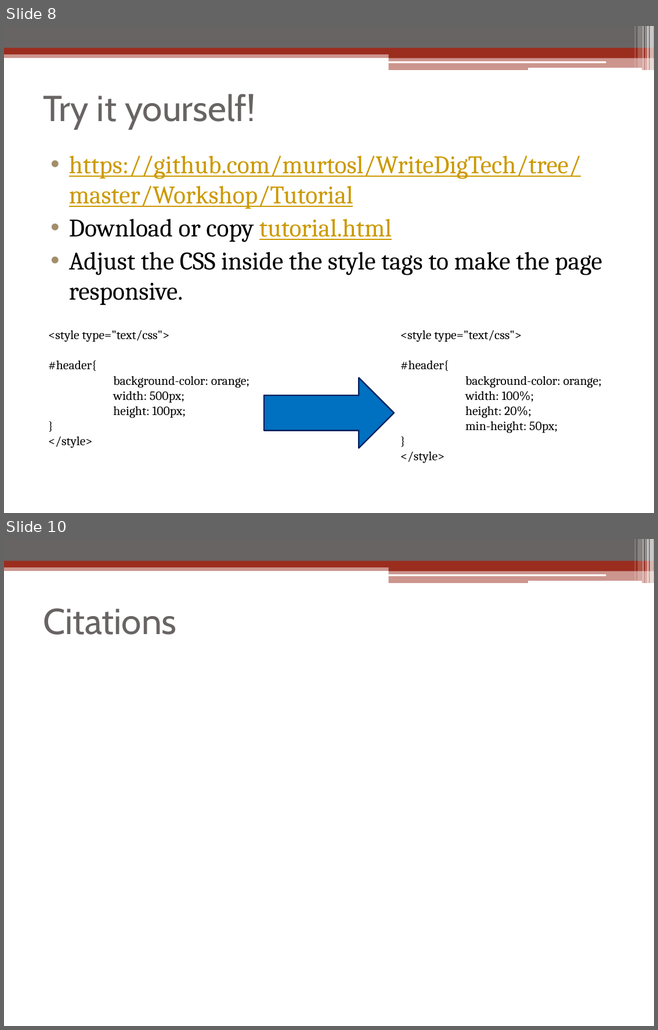
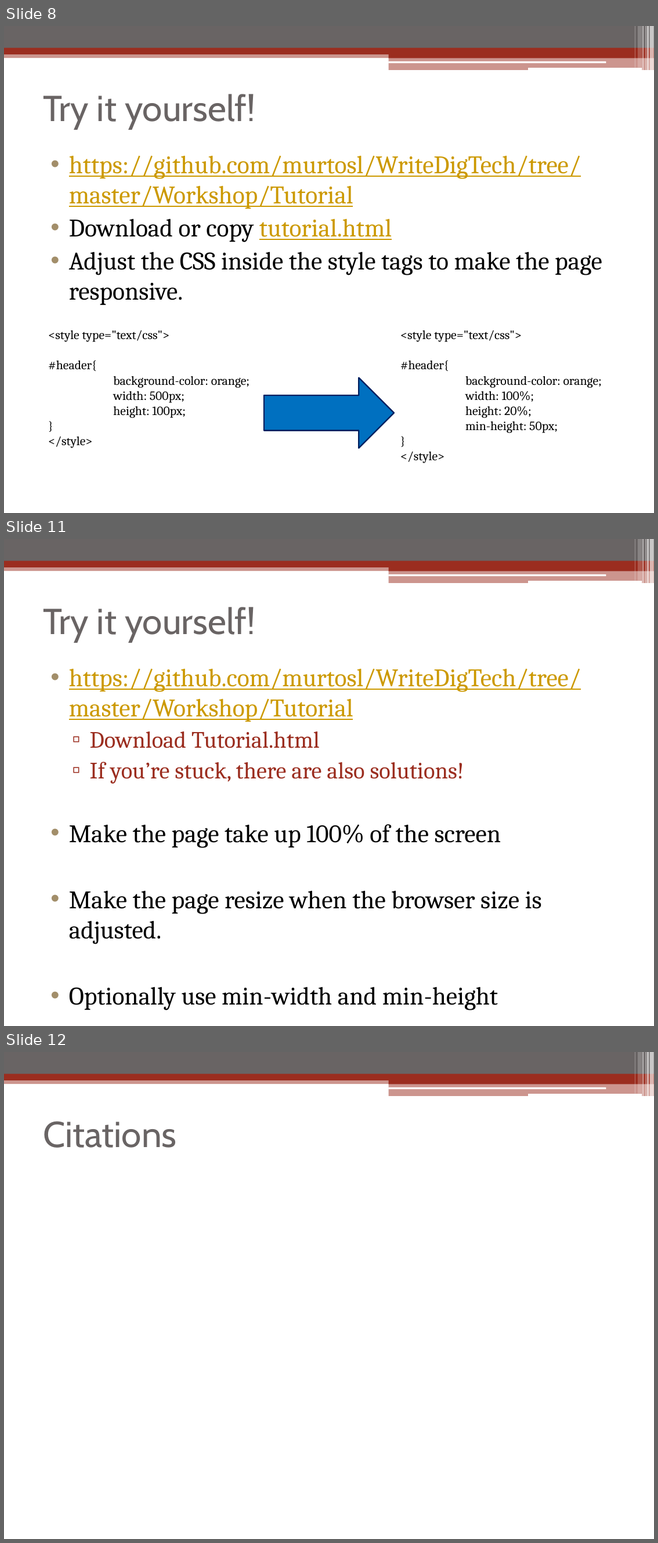
Before and after one commit to linuxbo/WriteDigTech, a slide deck: Workshop/Workshop_Sarah_Murto.pptx. Shown one above the other, each under a label of ours: slides 8 and 10 before the commit, slides 8, 11 and 12 after it; the slides between them are not shown. The pictures are 658x1030 and 658x1543 pixels, drawn with LibreOffice and Linux fonts; fonts in the diff are those of the drawing. Boxes give left, top, right and bottom in pixels: in the first picture for what was removed or moved away, otherwise in the second. Text is boxed around its words. In the diff, an @@ line names an element or a change of style, - is before the commit and + after.

```diff
--- a/Workshop/Workshop_Sarah_Murto.pptx
+++ b/Workshop/Workshop_Sarah_Murto.pptx
@@ slide 11 added at (x1=4, y1=539, x2=654, y2=1026), background #FFFFFF; not listed: 13 template elements that a slide beside it also shows @@
@@ title added at (x1=43, y1=607, x2=255, y2=643), 40 pt, text #696464 @@
+Try it yourself!
@@ text added at (x1=69, y1=668, x2=581, y2=1011), 28 pt, text #000000 @@
+• https://github.com/murtosl/WriteDigTech/tree/master/Workshop/Tutorial
+  ▫ Download Tutorial.html
+  ▫ If you’re stuck, there are also solutions!
+• Make the page take up 100% of the screen
+• Make the page resize when the browser size is adjusted.
+• Optionally use min-width and min-height
@@ what was slide 10 is now slide 12 @@
```
Also in this commit, not shown: 1 slide changed, 1 other slide added.
